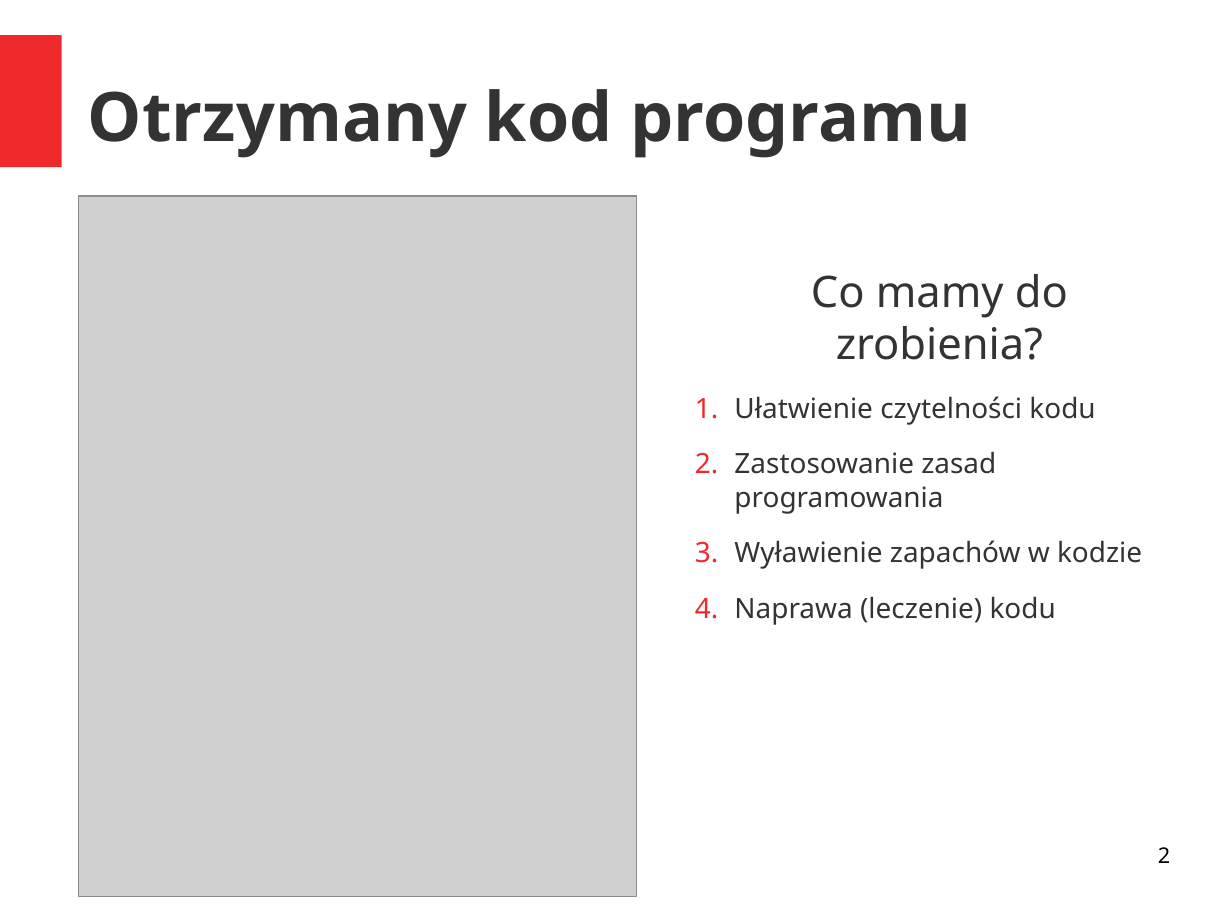
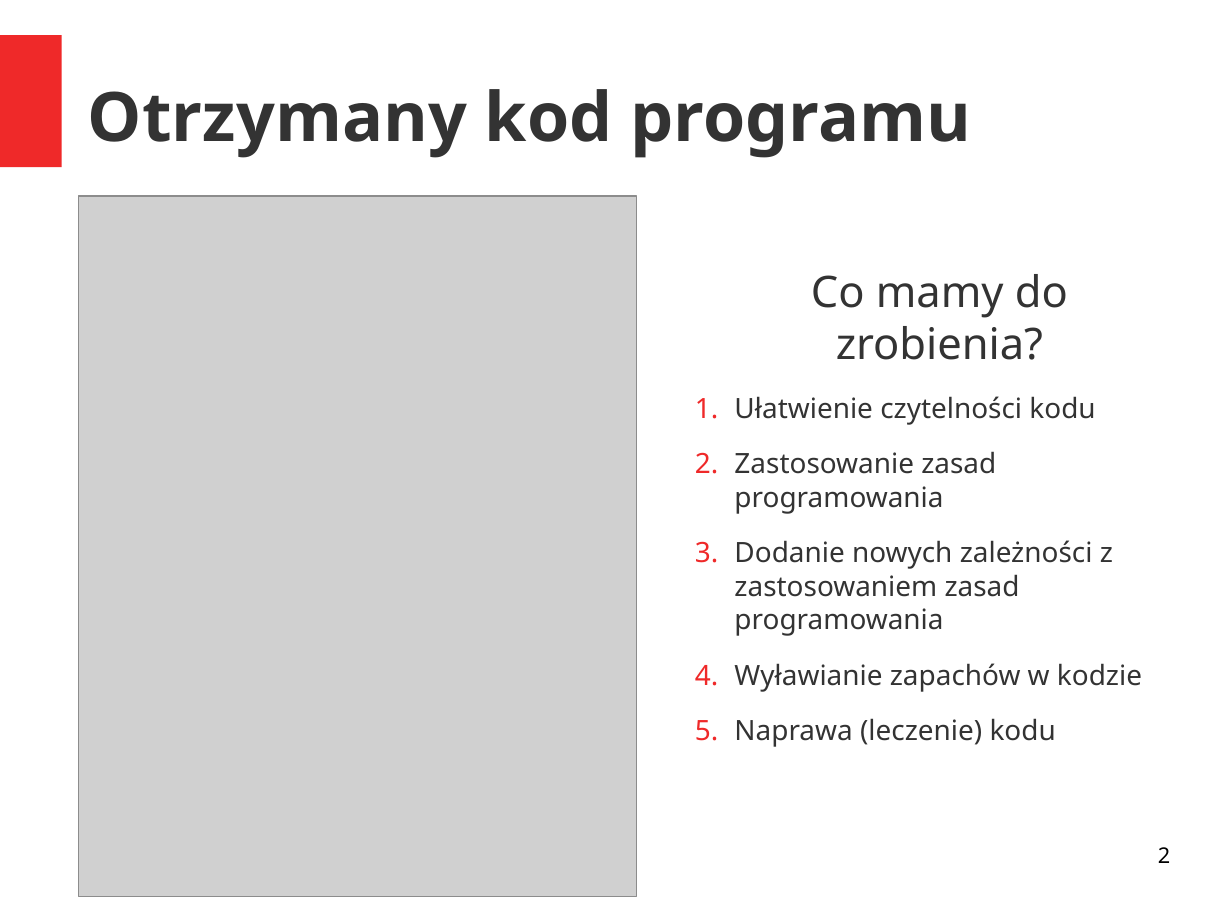
Before and after one commit to mmazepa/zjprog_egzamin, a slide deck: slide 2 of prezentacja/prezentacja.odp. Drawn at 1232x924 pixels with LibreOffice and Linux fonts; fonts in the diff are those of the drawing; grey boxes stand for pictures. Boxes give left, top, right and bottom in pixels: in the first picture for what was removed or moved away, otherwise in the second. Text is boxed around its words. In the diff, an @@ line names an element or a change of style, - is before the commit and + after.

Commit message:
dodanie nowych materiałów

```diff
--- a/prezentacja/prezentacja.odp
+++ b/prezentacja/prezentacja.odp
@@ text at [734,540,1142,692]: text changed @@
-3. Wyławienie zapachów w kodzie
+3. Dodanie nowych zależności z zastosowaniem zasad programowania
+4. Wyławianie zapachów w kodzie
```
Also in this commit, not shown: 2 slides added, 1 slide removed, 17 other files.
